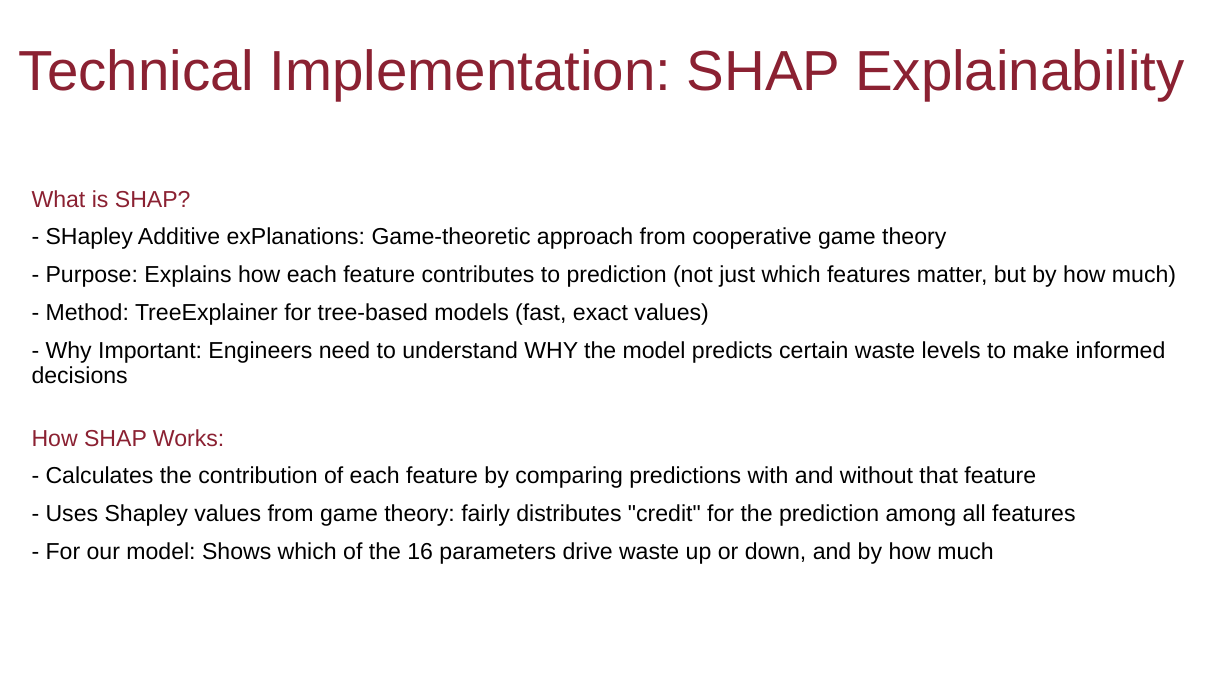
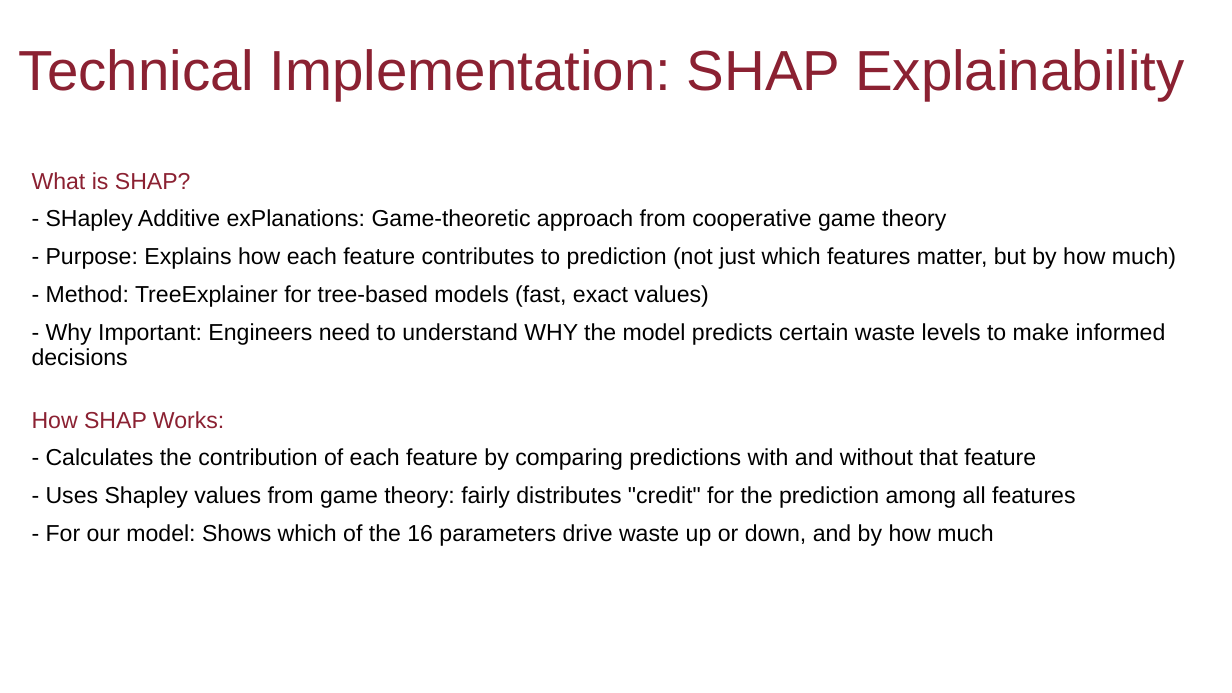
Before and after one commit to christnakh/Fyp-Saro, a slide deck: slide 22 of Semester 2 Progress Presentation.pptx (slide 16 before the commit). Drawn at 1232x693 pixels with LibreOffice and Linux fonts; fonts in the diff are those of the drawing. Boxes give left, top, right and bottom in pixels: in the first picture for what was removed or moved away, otherwise in the second. Text is boxed around its words. In the diff, an @@ line names an element or a change of style, - is before the commit and + after.

```diff
--- a/Semester 2 Progress Presentation.pptx
+++ b/Semester 2 Progress Presentation.pptx
@@ subtitle "What is SHAP?": place and size @@
-subtitle "What is SHAP?" at <box>32,190,1176,564</box>
+subtitle "What is SHAP?" at <box>32,172,1176,546</box>
```
Also in this commit, not shown: 2 other slides changed, 6 slides added, 26 other files.
